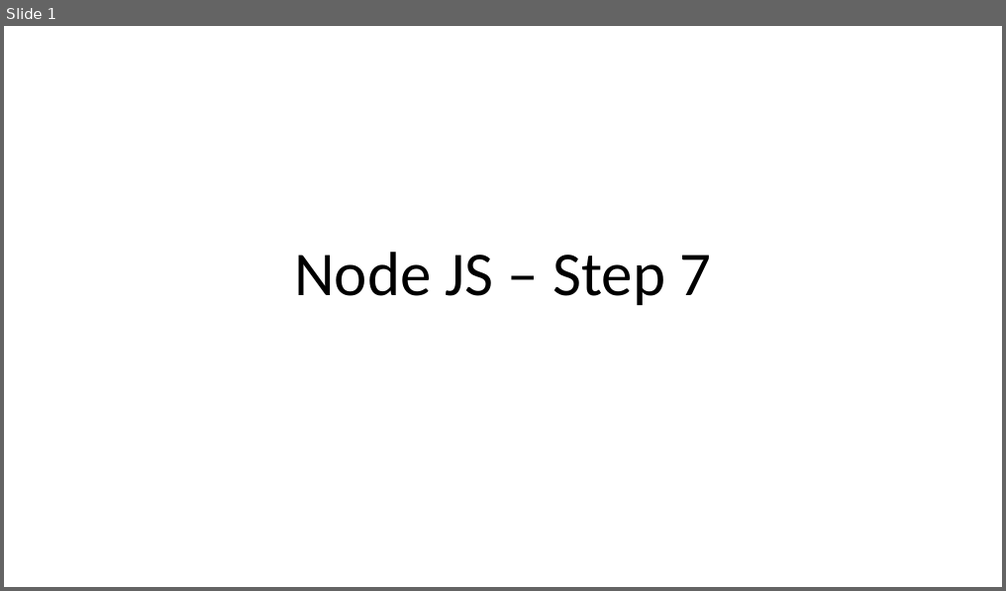
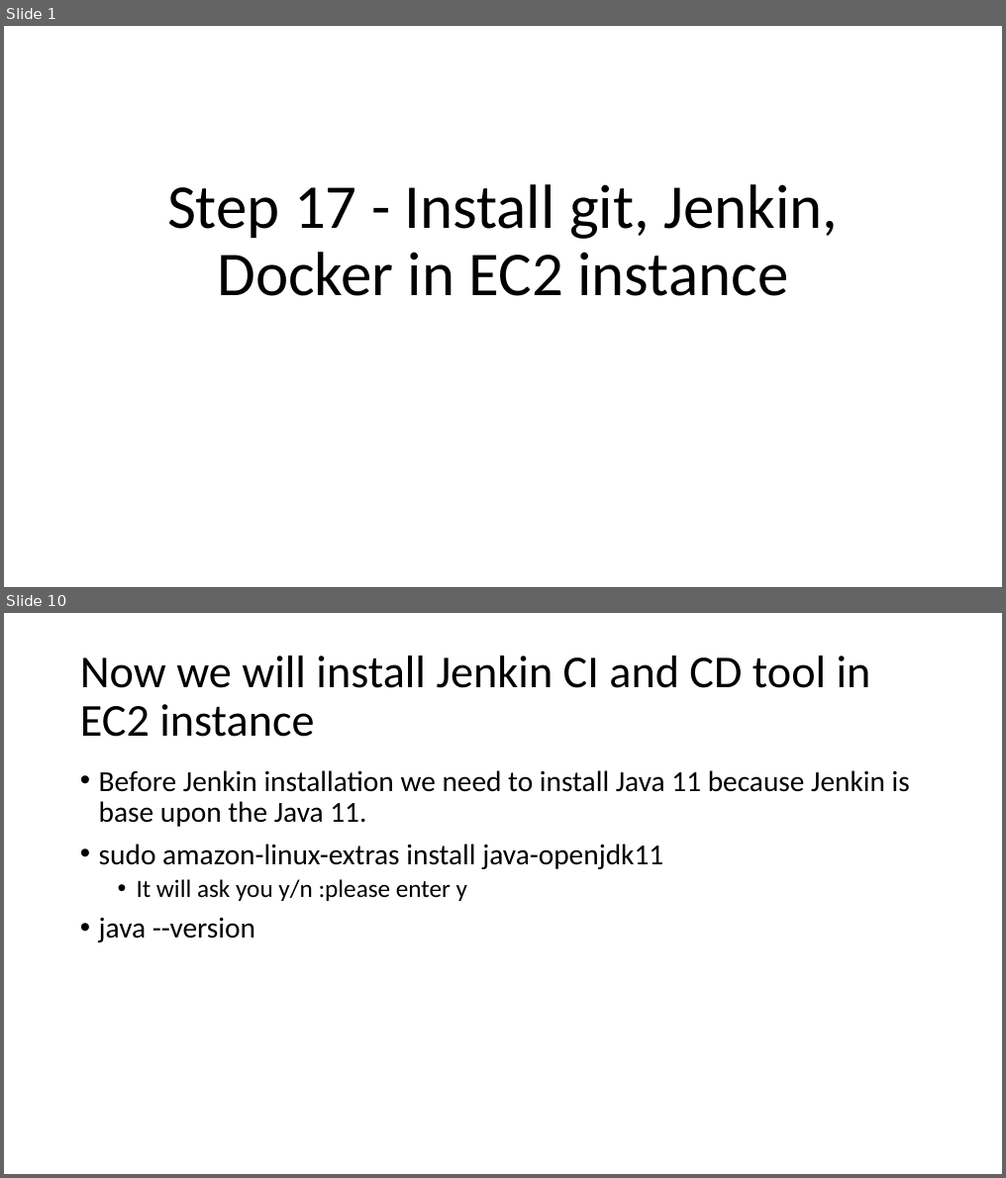
Before and after one commit to Kaleakash/mean_stack_running_capstone, a slide deck: Phase 4/Step 17 - Install git, Jenkin, Docker in EC2 instance.pptx. Shown one above the other, each under a label of ours: slide 1 before the commit, slides 1 and 10 after it; the slides between them are not shown. The pictures are 1006x591 and 1006x1178 pixels, drawn with LibreOffice and Linux fonts; fonts in the diff are those of the drawing. Boxes give left, top, right and bottom in pixels: in the first picture for what was removed or moved away, otherwise in the second. Text is boxed around its words. In the diff, an @@ line names an element or a change of style, - is before the commit and + after.

```diff
--- a/Phase 4/Step 17 - Install git, Jenkin, Docker in EC2 instance.pptx
+++ b/Phase 4/Step 17 - Install git, Jenkin, Docker in EC2 instance.pptx
@@ slide 10 added at bbox=[4, 613, 1002, 1174], background #FFFFFF @@
@@ title added at bbox=[80, 656, 871, 737], 44 pt, text #000000 @@
+Now we will install Jenkin CI and CD tool in EC2 instance
@@ text added at bbox=[99, 770, 910, 943], 28 pt, text #000000 @@
+• Before Jenkin installation we need to install Java 11 because Jenkin is base upon the Java 11.
+• sudo amazon-linux-extras install java-openjdk11
+  • It will ask you y/n :please enter y
+• java --version
@@ slide 1 changed as well @@
@@ title at bbox=[167, 184, 838, 296]: text changed @@
-Node JS – Step 7
+Step 17 - Install git, Jenkin, Docker in EC2 instance
```
Also in this commit, not shown: 24 other slides added, 7 slides removed, 7 other files.
